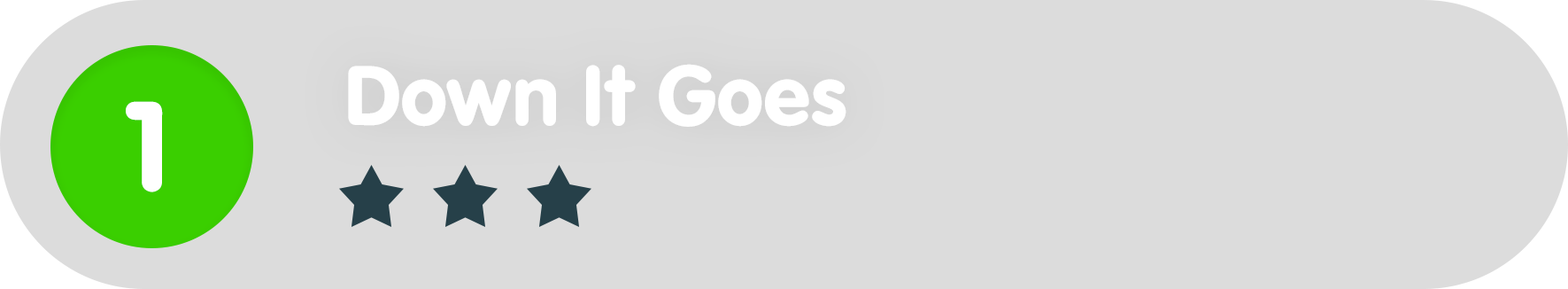
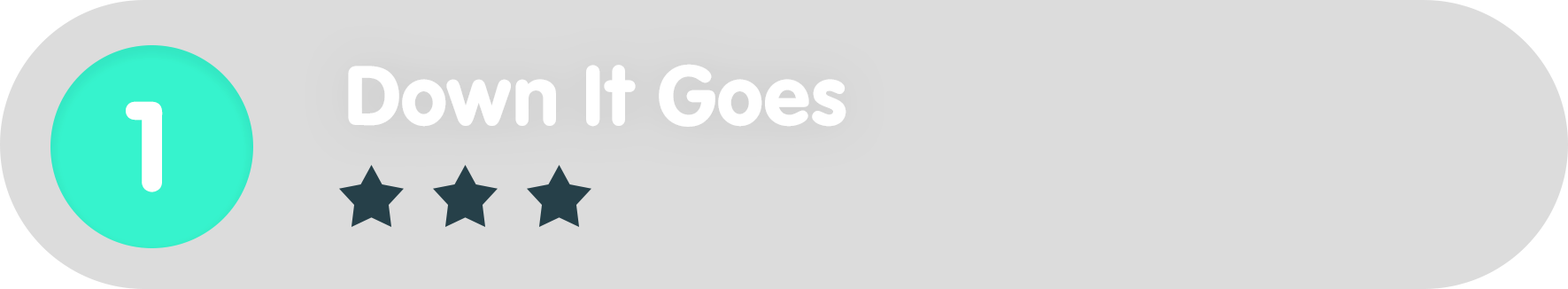
Comparing the layer stacks of the two 1568 × 289 images. Changes:
painted on "Ellipse_green" over (50, 45, 254, 248)
